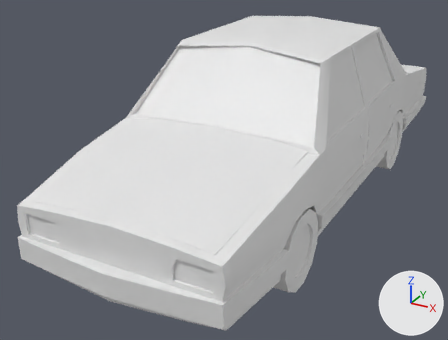
What one commit did to the Blender file models/lowpoly_car/Car Asset.blend.
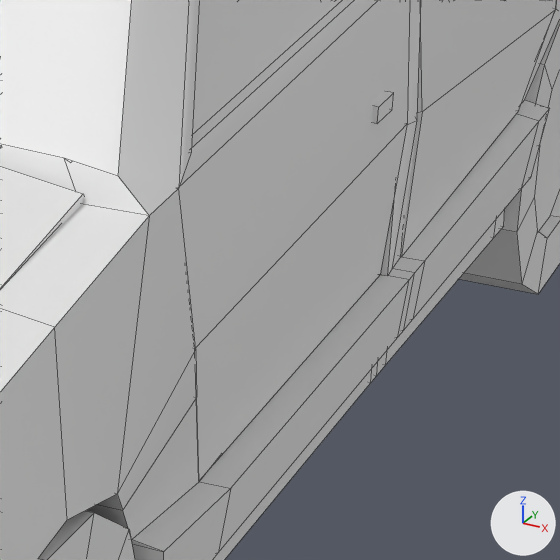
The first picture shows the older version from a 50 mm lens placed at (2.07, -4.71, 1.87), pointed at (-0.33, -0.34, -0.31). The close-ups show both versions on the part from 65% to 88% of the width and 34% to 64% of the height of that picture; other places that the commit changed are outside them. The lights are fixed; the arrows at lower right show +X, +Y and +Z. The close-ups show mesh edges as thin lines. Materials are left out; every surface is plain grey.

Names of what the first close-up shows: 'Car_Base', 'L_Door_Back', 'L_Door_Front', 'L_Wheel_Back', 'L_Wheel_front', 'car_hood'.
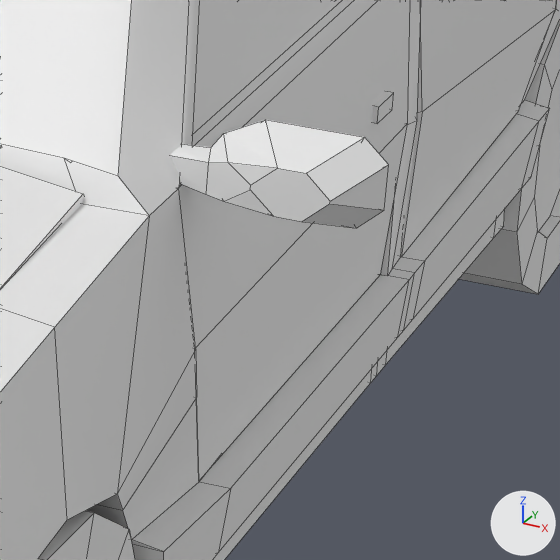
Where the newer file only moved an object's origin or applied its transform, the numbers keep the older frame.

Location of each change, (x1, y1, x2, y2) in pixels of the close-ups (560 x 560 px):
'LeftMirrorBody', added
    after: (170, 120, 389, 228)

The change in detail:
Mesh me_cube_002 is new.
It has 36 vertices, 29 faces and spans x 0.727..1.01, y -0.906..-0.826, z 0.244..0.365.
Object 'LeftMirrorBody' (ob_leftmirrorbody) is new; it shows me_cube_002.
Its location is (0.0, 0.0, 0.0).
